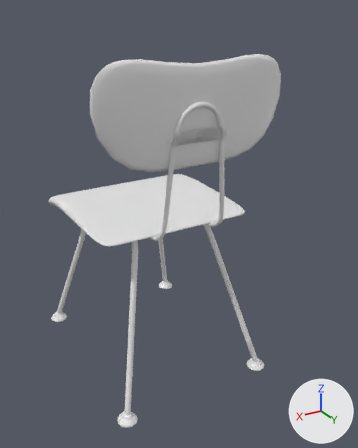
The Blender file BlenderStory/03_Chair/chair.blend as it was, and as the next commit left it.
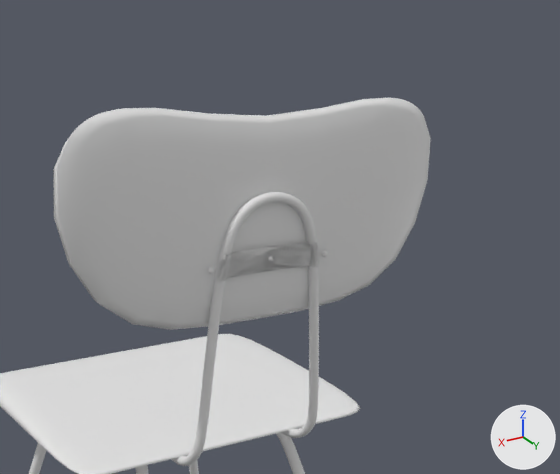
Each version appears first whole from a 50 mm camera at (2.87, 5.63, 2.51) aimed at (-0.35, 0.27, -0.17), and next in a close-up on the part from 17% to 97% of the width and 1% to 55% of the height. The lights are fixed; the arrows at lower right show +X, +Y and +Z. Materials are left out; every surface is plain grey.

Objects in the first close-up: 'Cube', 'Cube.001', 'Vert.001', 'Vert.002', 'Vert.003'.
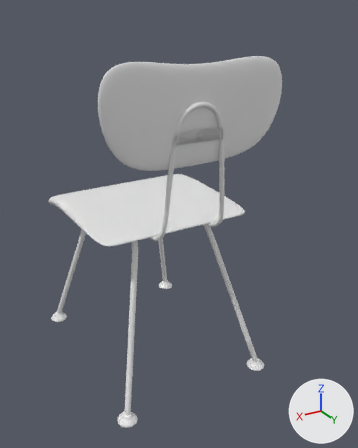
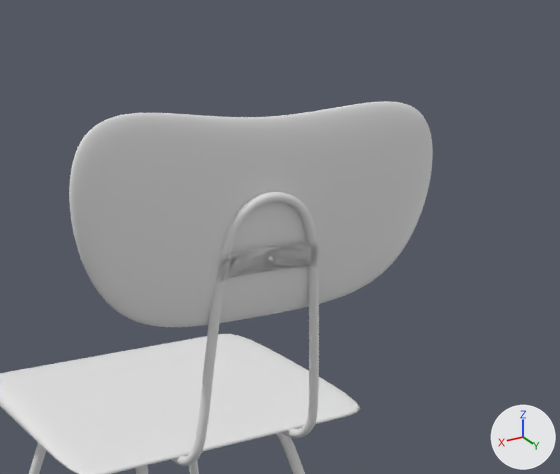
The change in detail:
me_cube is used by ob_cube; location (-0.19, 1.204, 1.681); rotation (-0.0424, 0.0, 0.0), in degrees (-2.4, 0, 0); scale (1.15, 0.08, -0.598).
me_cube had 14 vertices, 10 faces, 1 loose edge and spanned x -1.01..1.35, y -1.0..1.0, z -1.27..1.4.
me_cube now has 167 vertices, 160 faces, 4 loose edges and spans x -1.16..1.35, y -0.08..0.08, z -0.75..0.73.
me_cube part 1: a new loose piece of 162 vertices spanning x -0.96..1.35, y -0.07..0.07, z -0.75..0.42.
me_cube part 2: 14 vertices removed from x -1.01..1.35, y -1.0..1.0, z -1.27..1.4; 5 vertices added at x -1.16, y -0.08..0.08, z 0.73.
Object 'Cube' (ob_cube) is rescaled from (1.15, 0.08, -0.598) to (1.0, 1.0, 1.0).
Object 'Cube' (ob_cube) has a SUBSURF modifier named 'Subdivision'.
On modifier 'Subdivision' of object 'Cube' (ob_cube), levels goes from 3 to 2.
Object 'Cube' (ob_cube) loses its BEVEL modifier named 'Bevel'.
Modifier setting removed (it was width = 2.45).
Modifier setting removed (it was width_pct = 2.45).
Modifier setting removed (it was segments = 29).
Object 'Cube' (ob_cube) gains a SUBSURF modifier named 'Subdivision.001'.
Modifier setting: levels = 2.

Pixel boxes [x1, y1, x2, y2] of what changed, in the close-ups (560 x 474 px):
'Cube', reshaped, modifiers changed, rescaled
    before: [53, 98, 431, 330]
    after: [69, 101, 433, 327]
part 1 of me_cube, added
    after: [69, 101, 433, 327]
part 2 of me_cube, cut back
    before: [53, 98, 431, 330]
